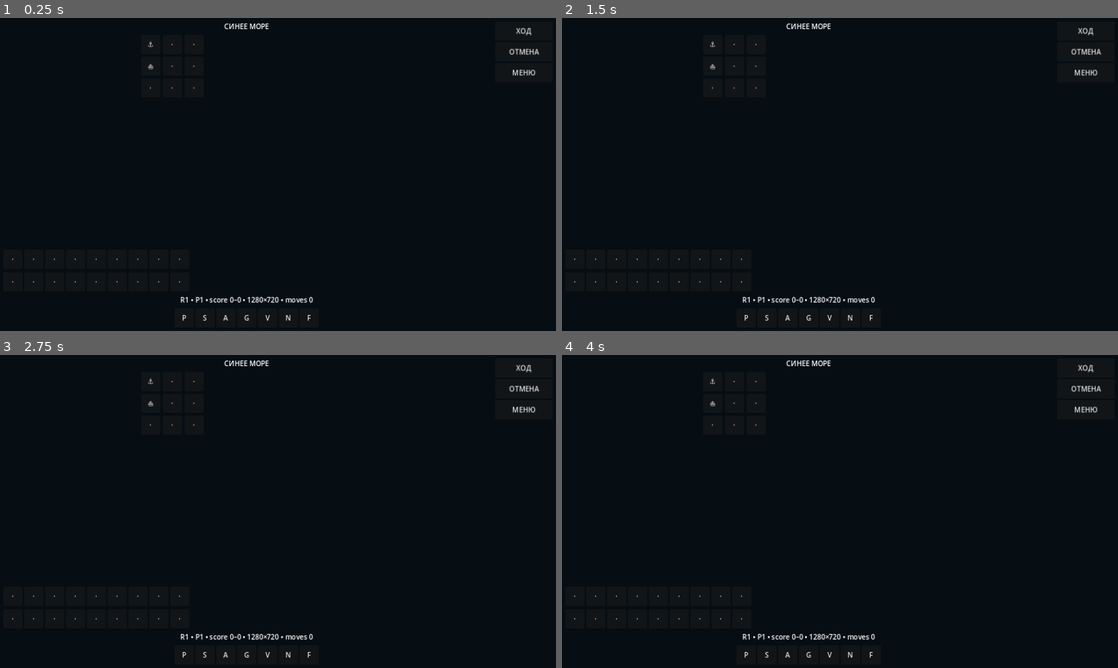
Above: before the commit, frames 1-4 (two rows, left to right).
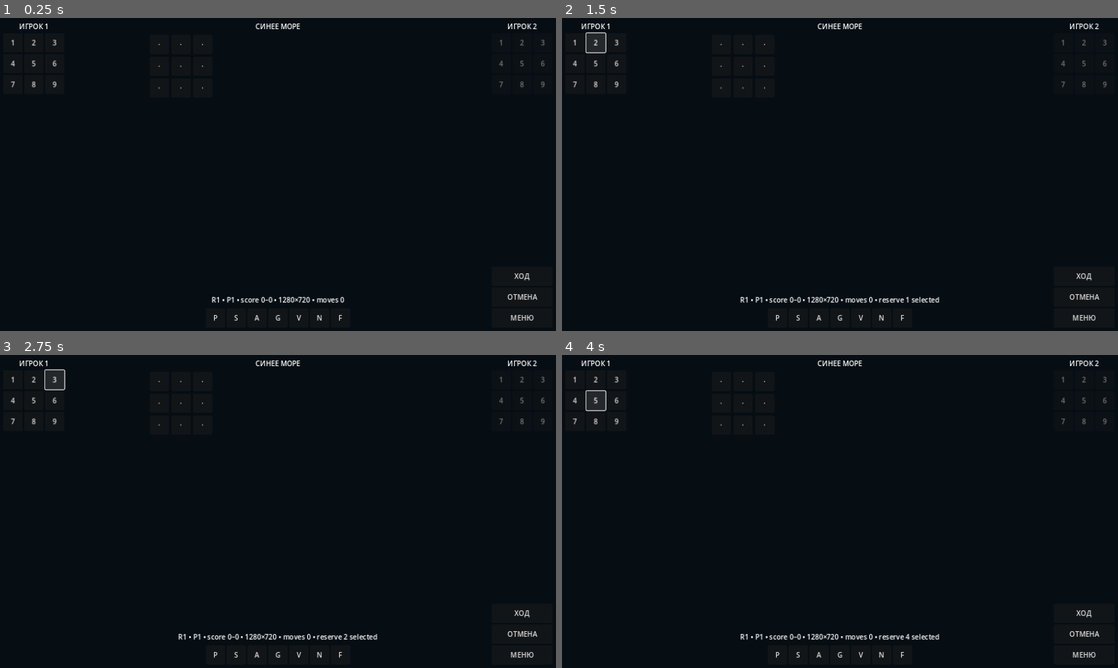
Above: after the commit, the same moments.

Repository: namelessdhamma/namelessdhamma.github.io
Game: Godot game, scene res://main.tscn
Same seed, same stepped clock (60 frames per second), same inputs: the game is played once before the commit and once after it.
Inputs (mouse positions are in pixels of both pictures, inside the frame that each line leads up to):
- Up to frame 1 (0.25 s): no input
- Up to frame 2 (1.5 s): click (573, 43) at 0.5 s, where only the run after the commit has a clickable "1"; click (595, 43) at 1.25 s, where only the run after the commit has a clickable "2"
- Up to frame 3 (2.75 s): click (55, 380) at 2 s, where only the run after the commit has a clickable "3"
- Up to frame 4 (4 s): click (573, 401) at 2.75 s, where only the run after the commit has a clickable "4"; click (595, 401) at 3.5 s, where only the run after the commit has a clickable "5"

The runs differ from the first frame. In frame 1, 1.4% of the frame differs, in the area x 1-98%, y 1-97%; in frame 2, 1.7%; in frame 3, 1.7%; in frame 4, 1.7%.
Error before the commit: Cannot call method 'get_child_count' on a null value. (res://scripts/main.gd:30)

Commit message:
A5: restore coherent scene after blocked paired write

Diff:
--- a/sinee-more-godot/main.tscn
+++ b/sinee-more-godot/main.tscn
@@ -41,6 +41,20 @@
 layout_mode = 2
 theme_override_constants/separation = 12
 
+[node name="LeftRail" type="VBoxContainer" parent="SafeArea/Landscape"]
+custom_minimum_size = Vector2(132, 0)
+layout_mode = 2
+
+[node name="PlayerOne" type="Label" parent="SafeArea/Landscape/LeftRail"]
+layout_mode = 2
+text = "ИГРОК 1"
+horizontal_alignment = 1
+
+[node name="ReserveOne" type="GridContainer" parent="SafeArea/Landscape/LeftRail"]
+layout_mode = 2
+size_flags_vertical = 3
+columns = 3
+
 [node name="Center" type="VBoxContainer" parent="SafeArea/Landscape"]
 layout_mode = 2
 size_flags_horizontal = 3
@@ -64,16 +78,6 @@
 theme_override_constants/h_separation = 6
 theme_override_constants/v_separation = 6
 
-[node name="ReserveOne" type="GridContainer" parent="SafeArea/Landscape/Center"]
-layout_mode = 2
-columns = 9
-alignment = 1
-
-[node name="ReserveTwo" type="GridContainer" parent="SafeArea/Landscape/Center"]
-layout_mode = 2
-columns = 9
-alignment = 1
-
 [node name="Status" type="Label" parent="SafeArea/Landscape/Center"]
 layout_mode = 2
 text = "Landscape runtime • 16:9"
@@ -119,21 +123,34 @@
 layout_mode = 2
 text = "F"
 
-[node name="Actions" type="VBoxContainer" parent="SafeArea/Landscape"]
+[node name="RightRail" type="VBoxContainer" parent="SafeArea/Landscape"]
 custom_minimum_size = Vector2(132, 0)
 layout_mode = 2
 
-[node name="ActionPrimary" type="Button" parent="SafeArea/Landscape/Actions"]
+[node name="PlayerTwo" type="Label" parent="SafeArea/Landscape/RightRail"]
+layout_mode = 2
+text = "ИГРОК 2"
+horizontal_alignment = 1
+
+[node name="ReserveTwo" type="GridContainer" parent="SafeArea/Landscape/RightRail"]
+layout_mode = 2
+size_flags_vertical = 3
+columns = 3
+
+[node name="Actions" type="VBoxContainer" parent="SafeArea/Landscape/RightRail"]
+layout_mode = 2
+
+[node name="ActionPrimary" type="Button" parent="SafeArea/Landscape/RightRail/Actions"]
 custom_minimum_size = Vector2(44, 44)
 layout_mode = 2
 text = "ХОД"
 
-[node name="ActionSecondary" type="Button" parent="SafeArea/Landscape/Actions"]
+[node name="ActionSecondary" type="Button" parent="SafeArea/Landscape/RightRail/Actions"]
 custom_minimum_size = Vector2(44, 44)
 layout_mode = 2
 text = "ОТМЕНА"
 
-[node name="ActionMenu" type="Button" parent="SafeArea/Landscape/Actions"]
+[node name="ActionMenu" type="Button" parent="SafeArea/Landscape/RightRail/Actions"]
 custom_minimum_size = Vector2(44, 44)
 layout_mode = 2
 text = "МЕНЮ"
@@ -154,75 +171,75 @@
 text = "⛵"
 custom_minimum_size = Vector2(44,44)
 
-[node name="R00" type="Button" parent="SafeArea/Landscape/Center/ReserveOne"]
-custom_minimum_size = Vector2(44, 44)
-text = "·"
-
-[node name="R01" type="Button" parent="SafeArea/Landscape/Center/ReserveOne"]
-custom_minimum_size = Vector2(44, 44)
-text = "·"
-
-[node name="R02" type="Button" parent="SafeArea/Landscape/Center/ReserveOne"]
-custom_minimum_size = Vector2(44, 44)
-text = "·"
-
-[node name="R10" type="Button" parent="SafeArea/Landscape/Center/ReserveOne"]
-custom_minimum_size = Vector2(44, 44)
-text = "·"
-
-[node name="R11" type="Button" parent="SafeArea/Landscape/Center/ReserveOne"]
-custom_minimum_size = Vector2(44, 44)
-text = "·"
-
-[node name="R12" type="Button" parent="SafeArea/Landscape/Center/ReserveOne"]
-custom_minimum_size = Vector2(44, 44)
-text = "·"
-
-[node name="R20" type="Button" parent="SafeArea/Landscape/Center/ReserveOne"]
-custom_minimum_size = Vector2(44, 44)
-text = "·"
-
-[node name="R21" type="Button" parent="SafeArea/Landscape/Center/ReserveOne"]
-custom_minimum_size = Vector2(44, 44)
-text = "·"
-
-[node name="R22" type="Button" parent="SafeArea/Landscape/Center/ReserveOne"]
-custom_minimum_size = Vector2(44, 44)
-text = "·"
-
-[node name="R00" type="Button" parent="SafeArea/Landscape/Center/ReserveTwo"]
-custom_minimum_size = Vector2(44, 44)
-text = "·"
-
-[node name="R01" type="Button" parent="SafeArea/Landscape/Center/ReserveTwo"]
-custom_minimum_size = Vector2(44, 44)
-text = "·"
-
-[node name="R02" type="Button" parent="SafeArea/Landscape/Center/ReserveTwo"]
-custom_minimum_size = Vector2(44, 44)
-text = "·"
-
-[node name="R10" type="Button" parent="SafeArea/Landscape/Center/ReserveTwo"]
-custom_minimum_size = Vector2(44, 44)
-text = "·"
-
-[node name="R11" type="Button" parent="SafeArea/Landscape/Center/ReserveTwo"]
-custom_minimum_size = Vector2(44, 44)
-text = "·"
-
-[node name="R12" type="Button" parent="SafeArea/Landscape/Center/ReserveTwo"]
-custom_minimum_size = Vector2(44, 44)
-text = "·"
-
-[node name="R20" type="Button" parent="SafeArea/Landscape/Center/ReserveTwo"]
-custom_minimum_size = Vector2(44, 44)
-text = "·"
-
-[node name="R21" type="Button" parent="SafeArea/Landscape/Center/ReserveTwo"]
-custom_minimum_size = Vector2(44, 44)
-text = "·"
-
-[node name="R22" type="Button" parent="SafeArea/Landscape/Center/ReserveTwo"]
+[node name="R00" type="Button" parent="SafeArea/Landscape/LeftRail/ReserveOne"]
+custom_minimum_size = Vector2(44, 44)
+text = "·"
+
+[node name="R01" type="Button" parent="SafeArea/Landscape/LeftRail/ReserveOne"]
+custom_minimum_size = Vector2(44, 44)
+text = "·"
+
+[node name="R02" type="Button" parent="SafeArea/Landscape/LeftRail/ReserveOne"]
+custom_minimum_size = Vector2(44, 44)
+text = "·"
+
+[node name="R10" type="Button" parent="SafeArea/Landscape/LeftRail/ReserveOne"]
+custom_minimum_size = Vector2(44, 44)
+text = "·"
+
+[node name="R11" type="Button" parent="SafeArea/Landscape/LeftRail/ReserveOne"]
+custom_minimum_size = Vector2(44, 44)
+text = "·"
+
+[node name="R12" type="Button" parent="SafeArea/Landscape/LeftRail/ReserveOne"]
+custom_minimum_size = Vector2(44, 44)
+text = "·"
+
+[node name="R20" type="Button" parent="SafeArea/Landscape/LeftRail/ReserveOne"]
+custom_minimum_size = Vector2(44, 44)
+text = "·"
+
+[node name="R21" type="Button" parent="SafeArea/Landscape/LeftRail/ReserveOne"]
+custom_minimum_size = Vector2(44, 44)
+text = "·"
+
+[node name="R22" type="Button" parent="SafeArea/Landscape/LeftRail/ReserveOne"]
+custom_minimum_size = Vector2(44, 44)
+text = "·"
+
+[node name="R00" type="Button" parent="SafeArea/Landscape/RightRail/ReserveTwo"]
+custom_minimum_size = Vector2(44, 44)
+text = "·"
+
+[node name="R01" type="Button" parent="SafeArea/Landscape/RightRail/ReserveTwo"]
+custom_minimum_size = Vector2(44, 44)
+text = "·"
+
+[node name="R02" type="Button" parent="SafeArea/Landscape/RightRail/ReserveTwo"]
+custom_minimum_size = Vector2(44, 44)
+text = "·"
+
+[node name="R10" type="Button" parent="SafeArea/Landscape/RightRail/ReserveTwo"]
+custom_minimum_size = Vector2(44, 44)
+text = "·"
+
+[node name="R11" type="Button" parent="SafeArea/Landscape/RightRail/ReserveTwo"]
+custom_minimum_size = Vector2(44, 44)
+text = "·"
+
+[node name="R12" type="Button" parent="SafeArea/Landscape/RightRail/ReserveTwo"]
+custom_minimum_size = Vector2(44, 44)
+text = "·"
+
+[node name="R20" type="Button" parent="SafeArea/Landscape/RightRail/ReserveTwo"]
+custom_minimum_size = Vector2(44, 44)
+text = "·"
+
+[node name="R21" type="Button" parent="SafeArea/Landscape/RightRail/ReserveTwo"]
+custom_minimum_size = Vector2(44, 44)
+text = "·"
+
+[node name="R22" type="Button" parent="SafeArea/Landscape/RightRail/ReserveTwo"]
 custom_minimum_size = Vector2(44, 44)
 text = "·"
 
